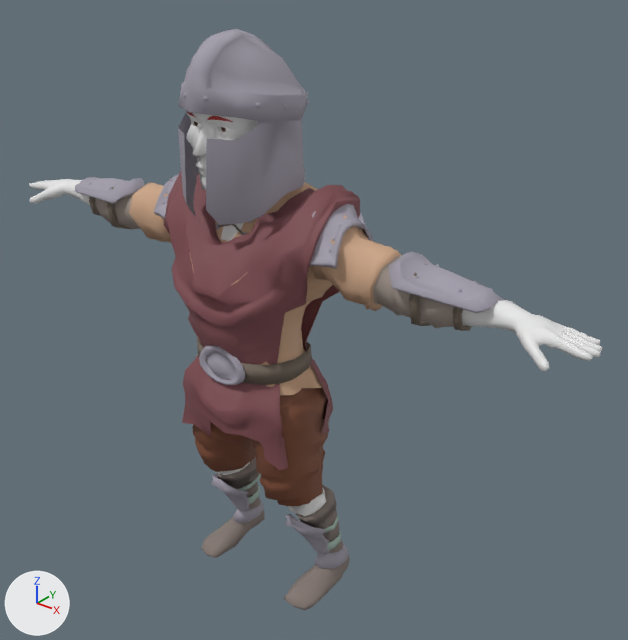
An edit to the FBX model game/data/models/soldier.fbx, drawn before and after from the same camera.
Camera for both pictures: a camera (50 mm lens) standing at (0.0001304, -0.0001484, 0.0001677) and looking at (0.0000102, 0.0000019, 0.0000746). Every picture has the same lights, and +X, +Y and +Z are marked at lower left. Where no turn or scale is listed for an object, it has been applied to the vertices. Vertices at the same position are counted once.

Names of what the first picture shows: 'GEO-eyes.001', 'soldier.001'.
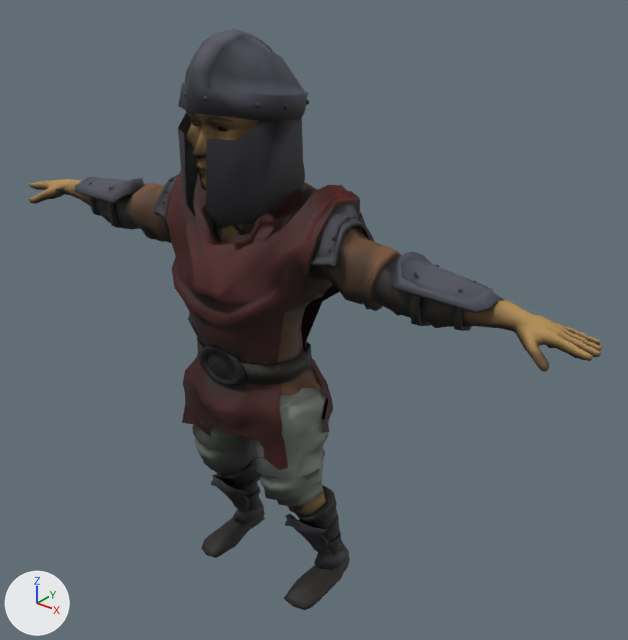
Location of each change, [x1, y1, x2, y2] in pixels of the pictures (628 x 640 px):
```json
{"object": "GEO-eyes.001", "change": "deleted", "before": [193, 121, 230, 132]}
{"part": 1, "of": "me_durian_soldier_001", "change": "recoloured", "before": [239, 473, 341, 550], "after": [239, 473, 341, 550], "on screen": "grey to black"}
{"part": 2, "of": "me_durian_soldier_001", "change": "recoloured", "before": [29, 113, 602, 516], "after": [29, 113, 602, 516], "on screen": "white to brown"}
{"part": 3, "of": "me_durian_soldier_001", "change": "recoloured", "before": [89, 187, 472, 609], "after": [89, 187, 472, 609], "on screen": "grey to black"}
{"part": 4, "of": "me_durian_soldier_001", "change": "recoloured", "before": [94, 194, 463, 328], "after": [94, 194, 463, 328], "on screen": "grey to black"}
{"part": 5, "of": "me_durian_soldier_001", "change": "recoloured", "before": [129, 182, 402, 395], "after": [129, 182, 402, 395]}
{"part": 6, "of": "me_durian_soldier_001", "change": "recoloured", "before": [75, 29, 503, 569], "after": [75, 29, 503, 569]}
{"part": 7, "of": "me_durian_soldier_001", "change": "recoloured", "before": [201, 457, 350, 610], "after": [201, 457, 350, 610], "on screen": "grey to black"}
{"part": 8, "of": "me_durian_soldier_001", "change": "recoloured", "before": [192, 388, 328, 506], "after": [192, 388, 328, 506], "on screen": "brown to grey"}
{"part": 9, "of": "me_durian_soldier_001", "change": "recoloured", "before": [187, 112, 233, 122], "after": [187, 112, 233, 122]}
{"part": 10, "of": "me_durian_soldier_001", "change": "recoloured", "before": [163, 171, 360, 470], "after": [163, 171, 360, 470]}
```

Edits to the scene script, one JSON object a line:
```json
{"op": "add", "block": "img_soldier4_png", "code": ["img_soldier4_png = load_image('soldier4.png', 'soldier4.png', 1024, 1024, 'sRGB')"]}
{"op": "add", "block": "mat_warrior", "code": ["mat_warrior = principled_material('Warrior')", "mat_warrior.texture = img_soldier4_png", "mat_warrior.roughness = 0.69"]}
{"block": "me_durian_soldier_001", "where": "me_durian_soldier_001.from_pydata(...)  # 5613 vertices, 6485 faces; spans x -0.000083..0.000084, y -0.000026..0.000009, z -0.000002..0.000143"}
{"block": "me_durian_soldier_001", "where": "# used by ob_soldier_001; location = (0.0, 0.0, 0.0)"}
{"block": "me_durian_soldier_001", "change": "me_durian_soldier_001 part 1: all 157 faces that had it switch from mat_eyes_001 (grey #a7bdb3) to mat_warrior (picture img_soldier4_png)"}
{"block": "me_durian_soldier_001", "change": "me_durian_soldier_001 part 2: all 1650 faces that had it switch from mat_combined_skin (white #e7e7e7) to mat_warrior (picture img_soldier4_png)"}
{"block": "me_durian_soldier_001", "change": "me_durian_soldier_001 part 3: all 272 faces that had it switch from mat_leather_by_cyann (brown #73675b) to mat_warrior (picture img_soldier4_png)"}
{"block": "me_durian_soldier_001", "change": "me_durian_soldier_001 part 4: all 212 faces that had it switch from mat_sleeves (grey #a3968e) to mat_warrior (picture img_soldier4_png)"}
{"block": "me_durian_soldier_001", "change": "me_durian_soldier_001 part 5: all 664 faces that had it switch from mat_soldiertunic (beige #cca687) to mat_warrior (picture img_soldier4_png)"}
{"block": "me_durian_soldier_001", "change": "me_durian_soldier_001 part 6: all 1734 faces that had it switch from mat_bronze_voronoi (grey #a29eab) to mat_warrior (picture img_soldier4_png)"}
{"block": "me_durian_soldier_001", "change": "me_durian_soldier_001 part 7: all 514 faces that had it switch from mat_footware (grey #887c76) to mat_warrior (picture img_soldier4_png)"}
{"block": "me_durian_soldier_001", "change": "me_durian_soldier_001 part 8: all 646 faces that had it switch from mat_soldierhair (brown #7a4933) to mat_warrior (picture img_soldier4_png)"}
{"block": "me_durian_soldier_001", "change": "me_durian_soldier_001 part 9: all 10 faces that had it switch from mat_solidercloak (red #ad3939) to mat_warrior (picture img_soldier4_png)"}
{"block": "me_durian_soldier_001", "change": "me_durian_soldier_001 part 10: all 626 faces that had it switch from mat_boots (brown #7f4d52) to mat_warrior (picture img_soldier4_png)"}
{"op": "remove", "block": "ob_geo_eyes_001", "code": ["ob_geo_eyes_001 = bpy.data.objects.new('GEO-eyes.001', me_mesh)", "ob_geo_eyes_001.location = (0.000001, -0.000016, 0.000124)"]}
```
